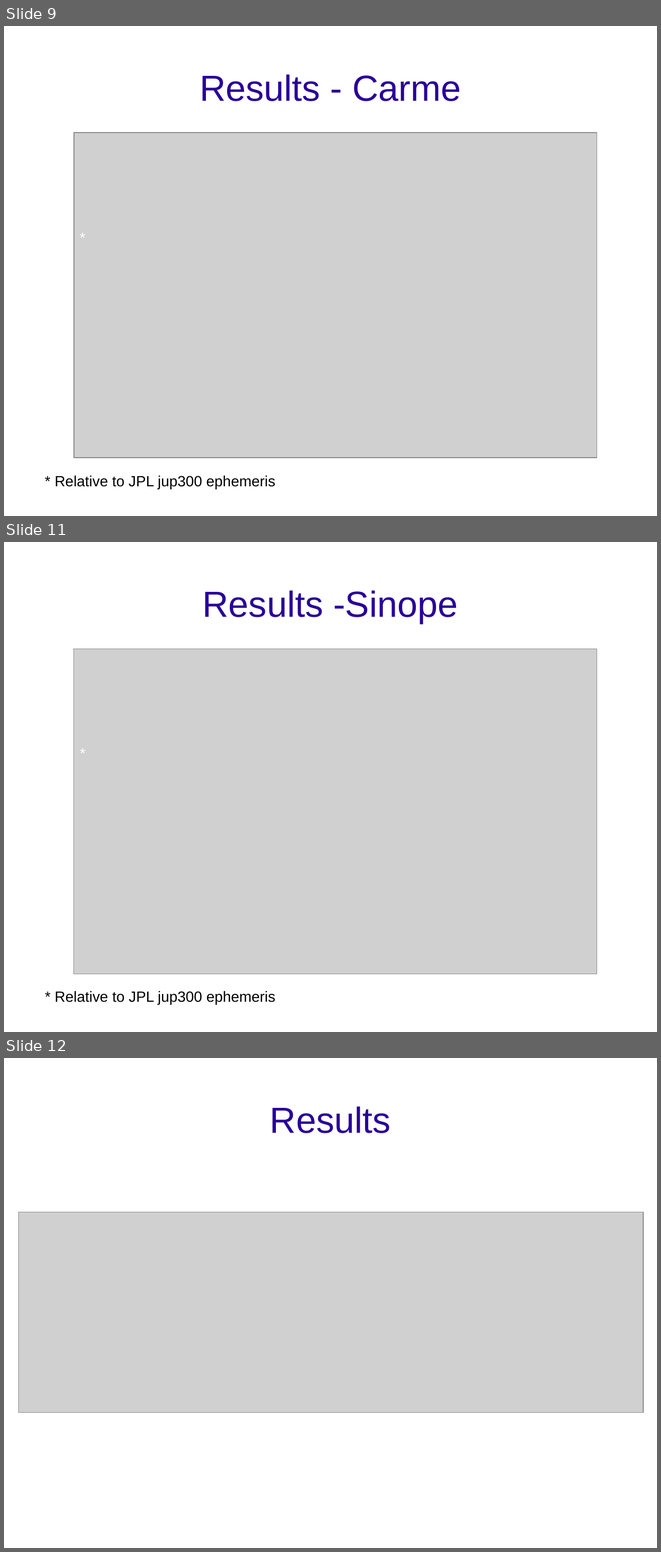
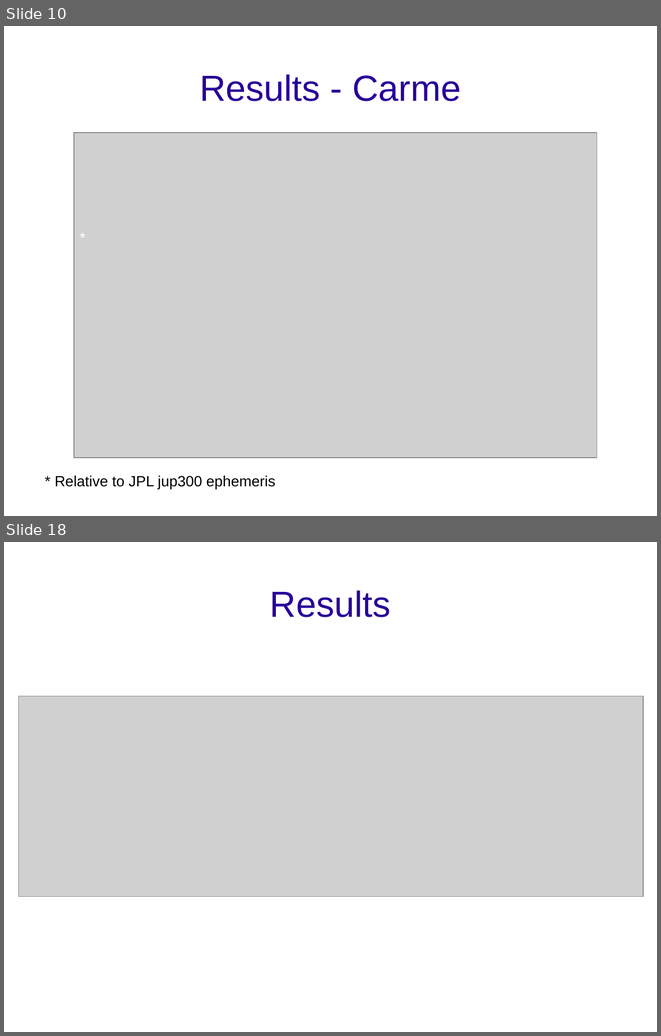
Before and after one commit to altairgomes/Latex, a slide deck: Poster-Apresentação/ENCELADE2016.odp. Shown one above the other, each under a label of ours: slides 9, 11 and 12 before the commit, slides 10 and 18 after it; the slides between them are not shown. The pictures are 661x1552 and 661x1036 pixels, drawn with LibreOffice and Linux fonts; fonts in the diff are those of the drawing; grey boxes stand for pictures; background and template pictures are left out. Boxes give left, top, right and bottom in pixels: in the first picture for what was removed or moved away, otherwise in the second. Text is boxed around its words. In the diff, an @@ line names an element or a change of style, - is before the commit and + after.

```diff
--- a/Poster-Apresentação/ENCELADE2016.odp
+++ b/Poster-Apresentação/ENCELADE2016.odp
@@ slide 11 removed at box(4, 542, 657, 1032), background picture (left out) @@
@@ title removed at box(203, 590, 458, 623) @@
-Results -Sinope
@@ picture removed at box(74, 649, 597, 974) @@
@@ text removed at box(74, 741, 93, 767) @@
-*
@@ text removed at box(55, 990, 275, 1005) @@
-* Relative to JPL jup300 ephemeris
@@ what was slide 9 is now slide 10 @@
@@ what was slide 12 is now slide 18 @@
```
Also in this commit, not shown: 3 slides changed, 6 slides added, 1 other file.
